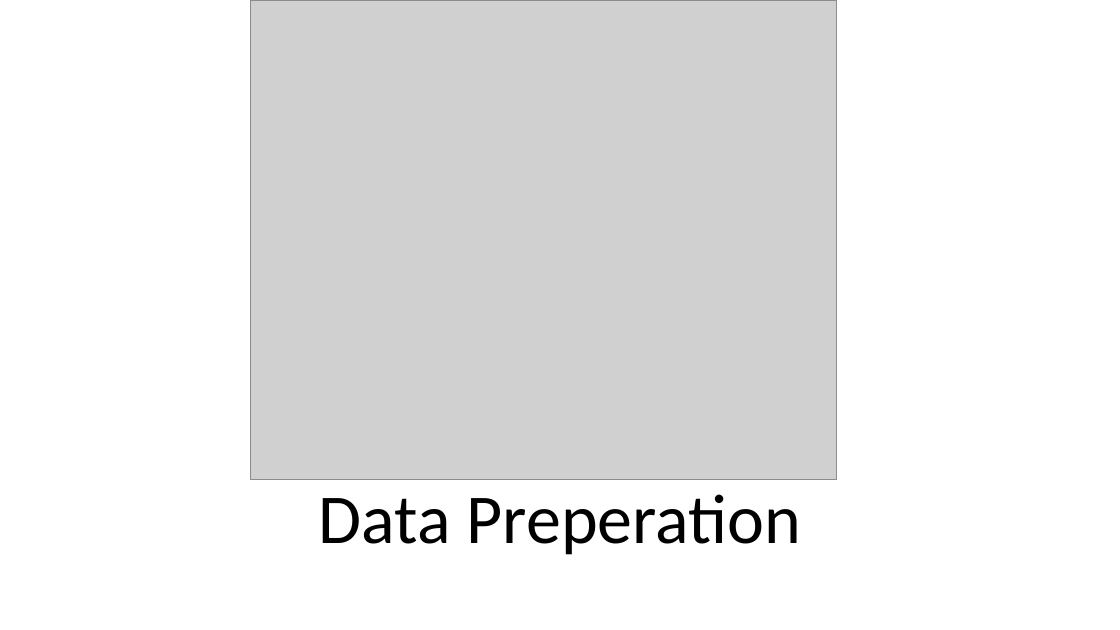
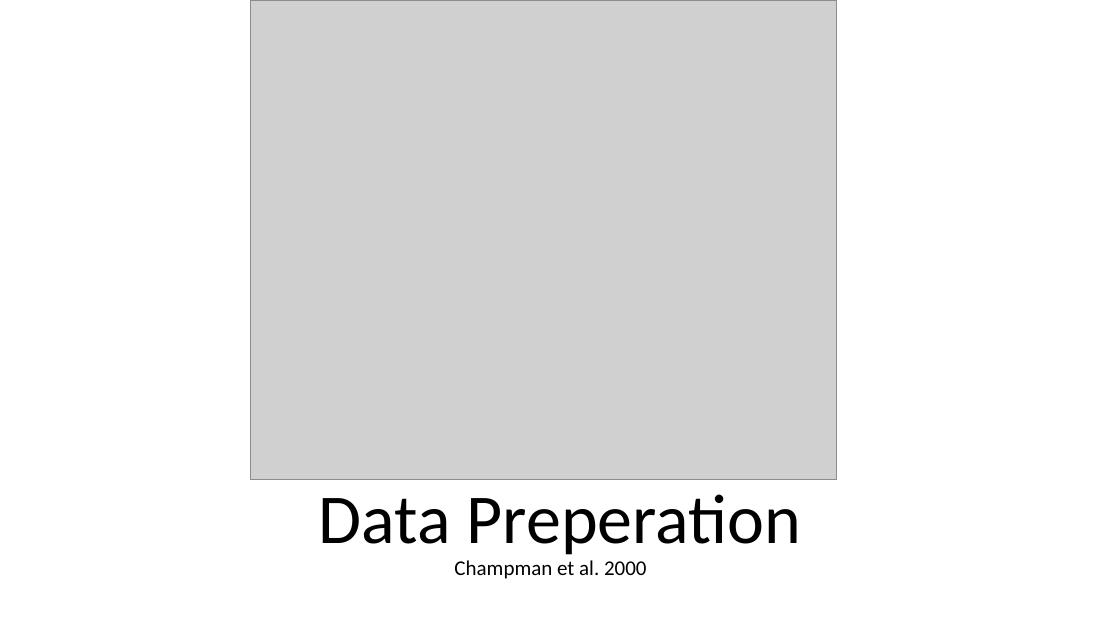
Before and after one commit to Flitschi7/big-data-management, a slide deck: slide 7 of Organisational/Dokumentation HHZ Rocket Project.pptx. Drawn at 1120x630 pixels with LibreOffice and Linux fonts; fonts in the diff are those of the drawing; grey boxes stand for pictures. Boxes give left, top, right and bottom in pixels: in the first picture for what was removed or moved away, otherwise in the second. Text is boxed around its words. In the diff, an @@ line names an element or a change of style, - is before the commit and + after.

```diff
--- a/Organisational/Dokumentation HHZ Rocket Project.pptx
+++ b/Organisational/Dokumentation HHZ Rocket Project.pptx
@@ text added at (454, 560, 647, 579), 18 pt, text #000000 @@
+Champman et al. 2000
```
Also in this commit, not shown: 6 other slides changed, 2 slides added, 1 slide removed.
